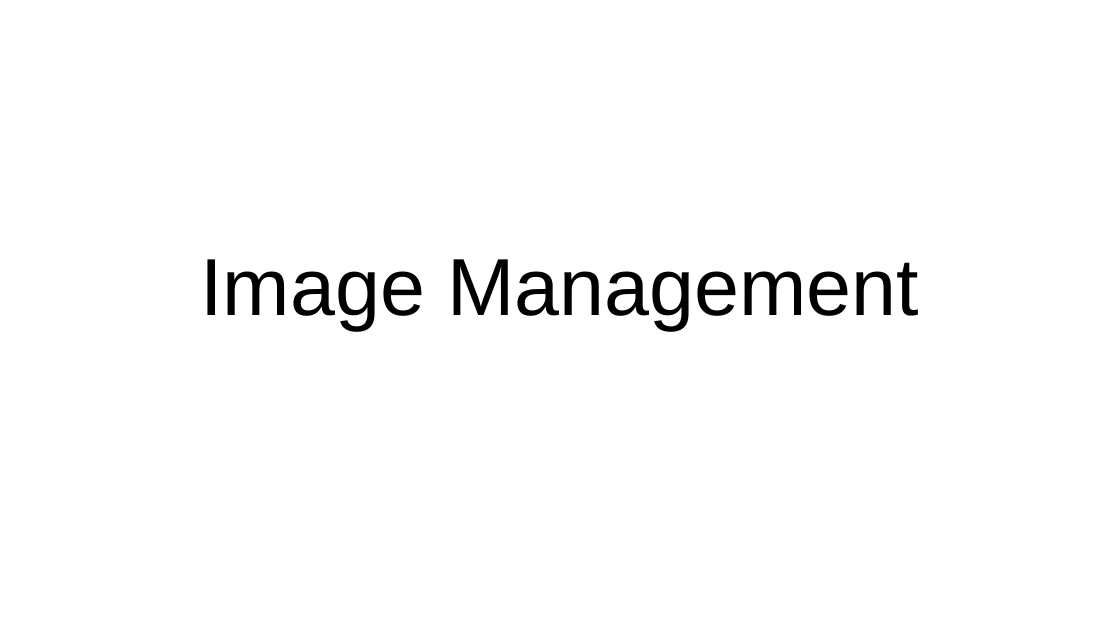
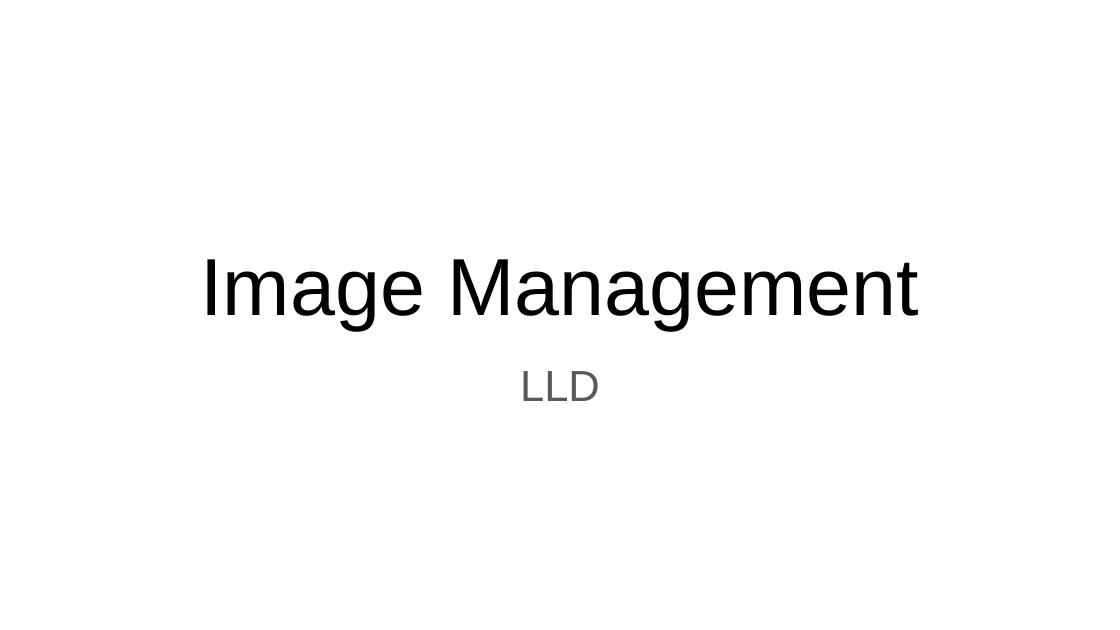
Before and after one commit to EdgeGallery/community, a slide deck: slide 1 of MECM PT/Release V1.1/Image Management-LLD.pptx. Drawn at 1120x630 pixels with LibreOffice and Linux fonts; fonts in the diff are those of the drawing. Boxes give left, top, right and bottom in pixels: in the first picture for what was removed or moved away, otherwise in the second. Text is boxed around its words. In the diff, an @@ line names an element or a change of style, - is before the commit and + after.

Commit message:
image mgmt lld update

```diff
--- a/MECM PT/Release V1.1/Image Management-LLD.pptx
+++ b/MECM PT/Release V1.1/Image Management-LLD.pptx
@@ subtitle added at box(520, 371, 600, 401), 28 pt, text #595959 @@
+LLD
```
Also in this commit, not shown: 5 other slides changed, 3 slides added.
